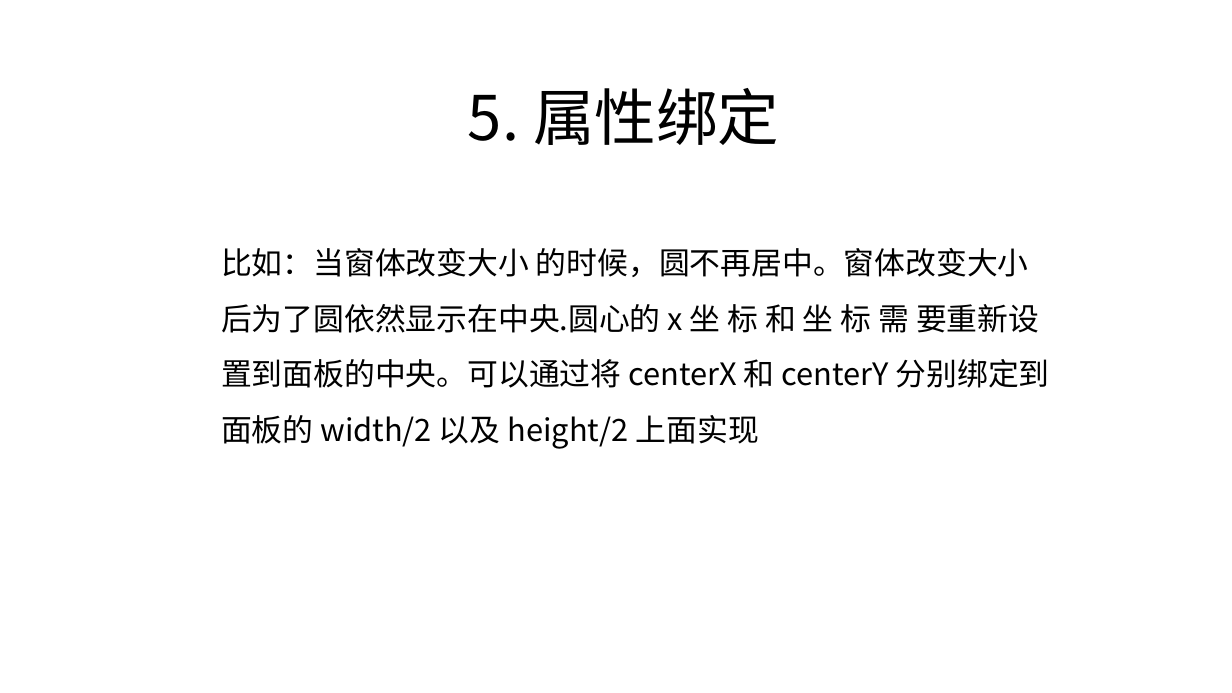
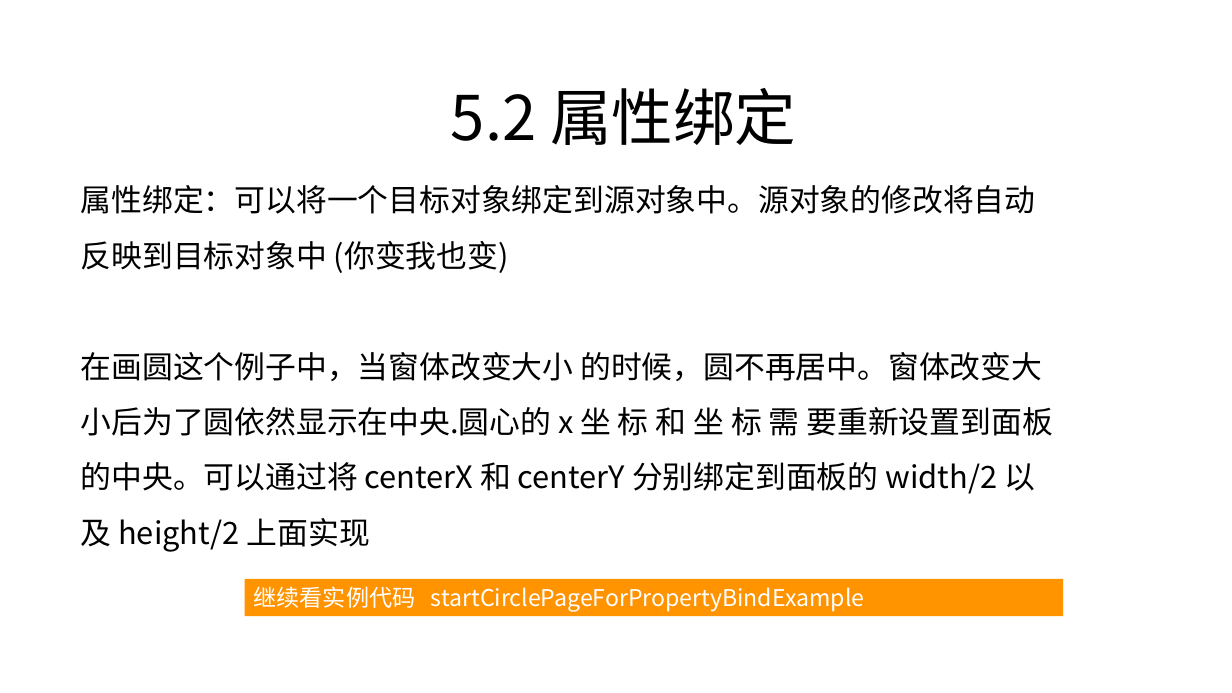
Before and after one commit to zjyesir/hmc_java_1, a slide deck: slide 14 of ppt/19. 图形化编程.pptx (slide 11 before the commit). Drawn at 1232x693 pixels with LibreOffice and Linux fonts; fonts in the diff are those of the drawing; background and template pictures are left out. Boxes give left, top, right and bottom in pixels: in the first picture for what was removed or moved away, otherwise in the second. Text is boxed around its words. In the diff, an @@ line names an element or a change of style, - is before the commit and + after.

```diff
--- a/ppt/19. 图形化编程.pptx
+++ b/ppt/19. 图形化编程.pptx
@@ text at box(451, 88, 796, 145): text changed @@
-5. 属性绑定
+5.2 属性绑定
@@ text at box(81, 185, 1052, 552): text changed @@
-比如：当窗体改变大小 的时候，圆不再居中。窗体改变大小后为了圆依然显示在中央.圆心的 x 坐 标 和 坐 标 需 要重新设置到面板的中央。可以通过将 centerX 和 centerY 分别绑定到面板的 width/2 以及 height/2 上面实现
+属性绑定：可以将一个目标对象绑定到源对象中。源对象的修改将自动反映到目标对象中 (你变我也变)
+在画圆这个例子中，当窗体改变大小 的时候，圆不再居中。窗体改变大小后为了圆依然显示在中央.圆心的 x 坐 标 和 坐 标 需 要重新设置到面板的中央。可以通过将 centerX 和 centerY 分别绑定到面板的 width/2 以及 height/2 上面实现
@@ rectangle added at box(245, 579, 1064, 616), fill #FF9300, 18 pt, text #FFFFFF @@
+继续看实例代码 startCirclePageForPropertyBindExample
```
Also in this commit, not shown: 6 other slides changed, 17 slides added, 4 slides removed, 2 other files.
